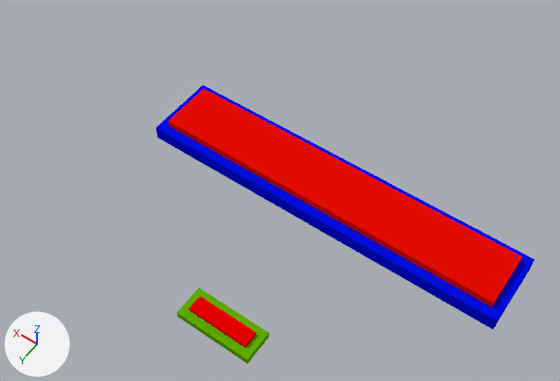
Two versions of the Blender file graph/models/blender/indicator.blend, one commit apart.
The view is the same before and after, from a 50 mm camera at (-5.93, 10.58, 15.77) aimed at (1.11, 0.73, 0.28). Arrows for +X, +Y and +Z are at lower left; the lights stay in place.

Before the edit, the objects in view are built like this:
```python
mat_material_003 = diffuse_material('Material.003')
mat_material_003.base_color = (0.0, 0.00447, 0.8)  # blue #000ee7
mat_material_004 = diffuse_material('Material.004')
mat_material_004.base_color = (0.8, 0.00367, 0.0)  # red #e70c00
mat_material_014 = diffuse_material('Material.014')
mat_material_014.base_color = (0.8, 0.0, 0.0)  # red #e70000
me_cube = bpy.data.meshes.new('Cube')
me_cube.from_pydata(...)  # a box spanning x -1.0..1.0, y -1.0..1.0, z -1.0..1.0
me_cube.materials.append(mat_material)  # green #5faf00
me_cube_003 = bpy.data.meshes.new('Cube.003')
me_cube_003.from_pydata(...)  # 16 vertices, 12 faces; spans x -1.0..1.0, y -1.0..1.0, z -1.0..1.0
me_cube_003.materials.append(mat_material_003)  # blue #000ee7
me_cube_004 = bpy.data.meshes.new('Cube.004')
me_cube_004.from_pydata(...)  # a box spanning x -1.0..1.0, y -1.0..1.0, z -1.0..1.0
me_cube_004.materials.append(mat_material_004)  # red #e70c00
me_cube_014 = bpy.data.meshes.new('Cube.014')
me_cube_014.from_pydata(...)  # a box spanning x -1.0..1.0, y -1.0..1.0, z -1.0..1.0
me_cube_014.materials.append(mat_material_014)  # red #e70000
ob_cube = bpy.data.objects.new('Cube', me_cube_003)
ob_cube.location = (0.0, 0.0, 0.2)
ob_cube.scale = (5.0, 1.0, 0.2)
ob_cube_003 = bpy.data.objects.new('Cube.003', me_cube_004)
ob_cube_003.location = (0.0, 0.0, 0.4)
ob_cube_003.scale = (4.75, 0.75, 0.2)
ob_cube_012 = bpy.data.objects.new('Cube.012', me_cube)
ob_cube_012.location = (0.01, 4.49, 0.1)
ob_cube_012.scale = (1.0, 0.4, 0.1)
ob_cube_013 = bpy.data.objects.new('Cube.013', me_cube_014)
ob_cube_013.location = (0.01, 4.49, 0.2)
ob_cube_013.scale = (0.8, 0.2, 0.1)
```
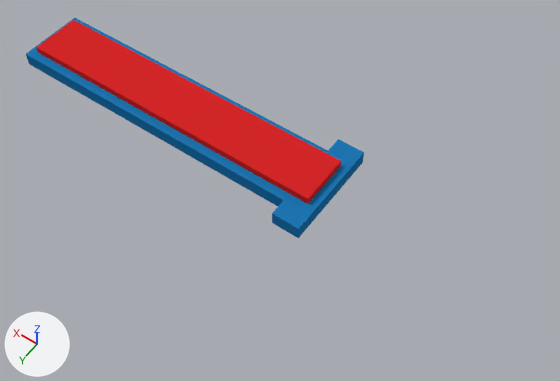
Changed parts and their boxes [x1, y1, x2, y2] in the pictures (560 x 381 px):
'Cube.003', recoloured, moved: before [168, 89, 522, 307]; after [36, 20, 341, 204]
'Cube', deleted (blue): before [156, 85, 535, 329]
'Cube.002', added (blue): after [26, 18, 364, 238]
'Cube.012', hidden: before [177, 288, 269, 364]
'Cube.013', hidden (red): before [189, 296, 256, 348]

What changed in the scene script:
```text
Change mat_material_004:
    mat_material_004.base_color: (0.8, 0.00367, 0.0) -> (0.672, 0.0203, 0.0212)  # red #e70c00 -> red #d62728
Change mat_material_003:
    mat_material_003.base_color: (0.0, 0.00447, 0.8) -> (0.0137, 0.184, 0.456)  # blue #000ee7 -> blue #1f77b4
Change mat_material_014:
    mat_material_014.base_color: (0.8, 0.0, 0.0) -> (0.672, 0.0203, 0.0212)  # red #e70000 -> red #d62728
Add me_cube_002:
    me_cube_002.from_pydata(...)  # 32 vertices, 27 faces; spans x -1.0..24.0, y -1.0..1.0, z -1.0..1.0
    me_cube_002.materials.append(mat_material_003)  # blue #1f77b4
Change ob_cube_012:
    ob_cube_012.location: (0.01, 4.49, 0.1) -> (0.0, 0.0, 0.1)
    add _m = ob_cube_012.modifiers.new('Boolean', 'BOOLEAN')
    add _m.operation = 'INTERSECT'
    add _m.solver = 'FLOAT'
    add ob_cube_012.hide_set(True)  # its collection is switched off
Change ob_cube_003:
    ob_cube_003.location: (0.0, 0.0, 0.4) -> (5.0, 0.0, 0.4)
Remove ob_cube:
    ob_cube = bpy.data.objects.new('Cube', me_cube_003)
    ob_cube.location = (0.0, 0.0, 0.2)
    ob_cube.scale = (5.0, 1.0, 0.2)
Change ob_cube_013:
    ob_cube_013.location: (0.01, 4.49, 0.2) -> (0.0, 0.0, 0.2)
    add ob_cube_013.hide_set(True)  # its collection is switched off
Add ob_cube_002:
    ob_cube_002 = bpy.data.objects.new('Cube.002', me_cube_002)
    ob_cube_002.location = (0.4, 0.0, 0.2)
    ob_cube_002.scale = (0.4, 1.5, 0.2)
```
